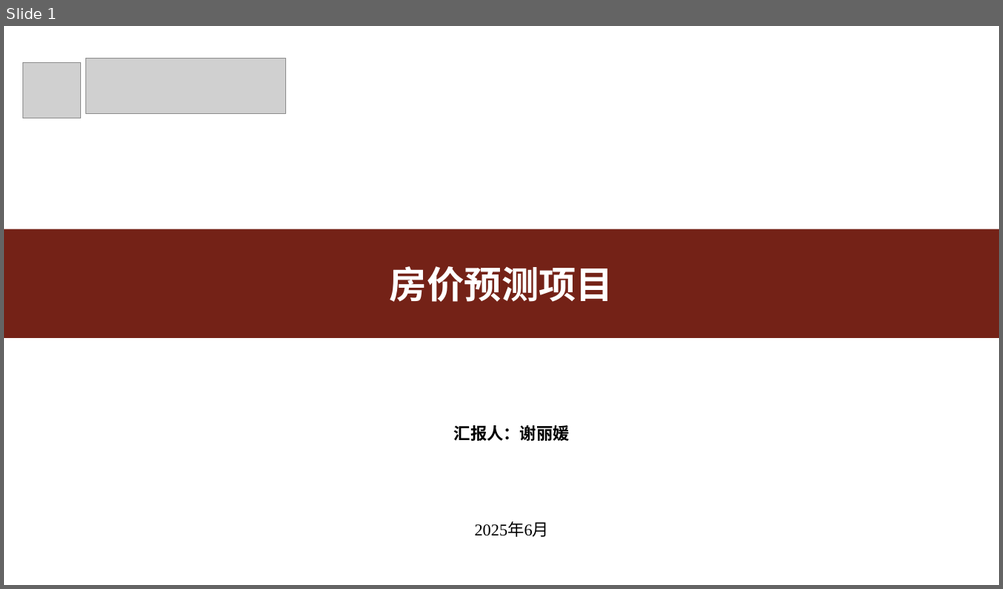
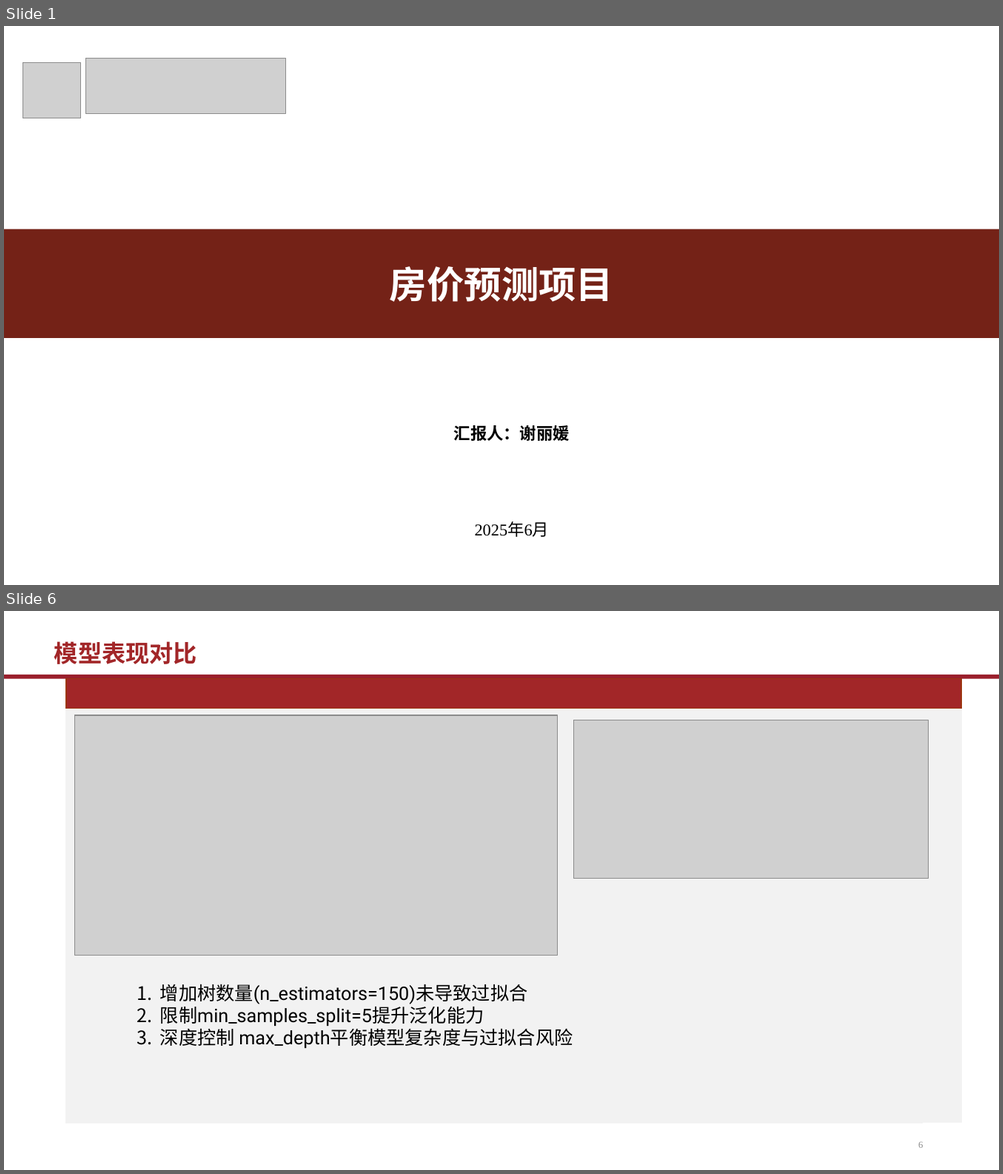
Before and after one commit to Quant-of-Renmin-University/QuantEcon2025_RUC, a slide deck: Homework/math/2022202763/FinalExam_slides_2022202763.pptx. Shown one above the other, each under a label of ours: slide 1 before the commit, slides 1 and 6 after it; the slides between them are not shown. The pictures are 1003x589 and 1003x1174 pixels, drawn with LibreOffice and Linux fonts; fonts in the diff are those of the drawing; grey boxes stand for pictures; background and template pictures are left out. Boxes give left, top, right and bottom in pixels: in the first picture for what was removed or moved away, otherwise in the second. Text is boxed around its words. In the diff, an @@ line names an element or a change of style, - is before the commit and + after.

```diff
--- a/Homework/math/2022202763/FinalExam_slides_2022202763.pptx
+++ b/Homework/math/2022202763/FinalExam_slides_2022202763.pptx
@@ slide 6 added at bbox=[4, 611, 999, 1170], background #FFFFFF @@
@@ title added at bbox=[54, 641, 197, 664], 23 pt, text #A22628, bold @@
+模型表现对比
@@ rectangle added at bbox=[4, 675, 999, 679], fill #9A1F2C @@
@@ rectangle added at bbox=[66, 679, 961, 709], fill #A22628, outline #9C3511 1 pt @@
@@ rectangle added at bbox=[66, 709, 961, 1124], fill #F2F2F2, outline #F2F2F2 1 pt @@
@@ picture added at bbox=[75, 715, 558, 956] @@
@@ picture added at bbox=[574, 721, 928, 879] @@
@@ rectangle added at bbox=[66, 915, 922, 1124], fill #F2F2F2, outline #F2F2F2 1 pt @@
@@ text added at bbox=[160, 984, 572, 1048], 18 pt, text #000000 @@
+  1. 增加树数量(n_estimators=150)未导致过拟合
+  2. 限制min_samples_split=5提升泛化能力
+  3. 深度控制 max_depth平衡模型复杂度与过拟合风险
@@ page number added at bbox=[918, 1142, 922, 1148], 9 pt, text #8C8C8C @@
+6
```
Also in this commit, not shown: 2 slides changed, 2 other slides added, 3 slides removed.
